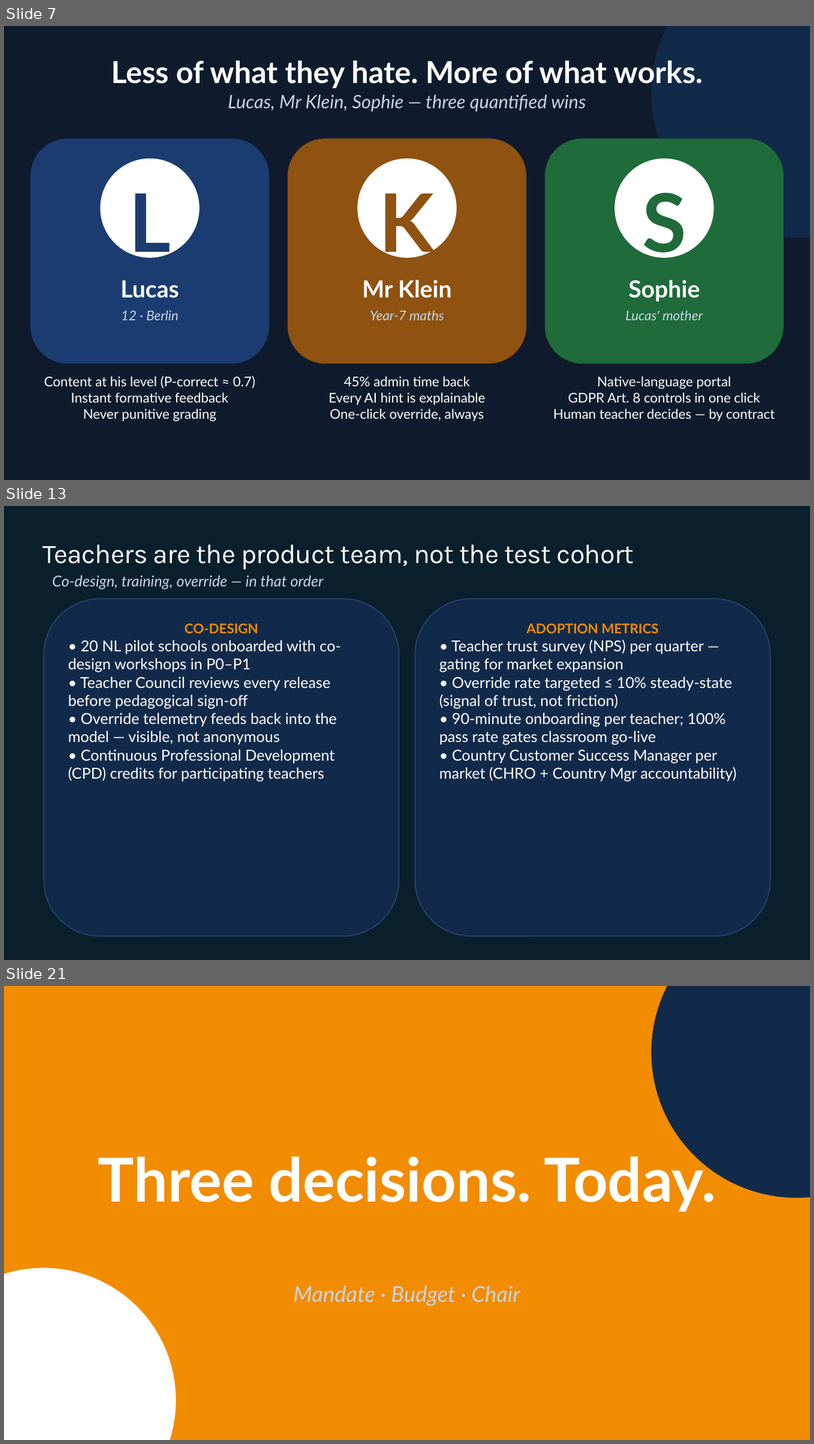
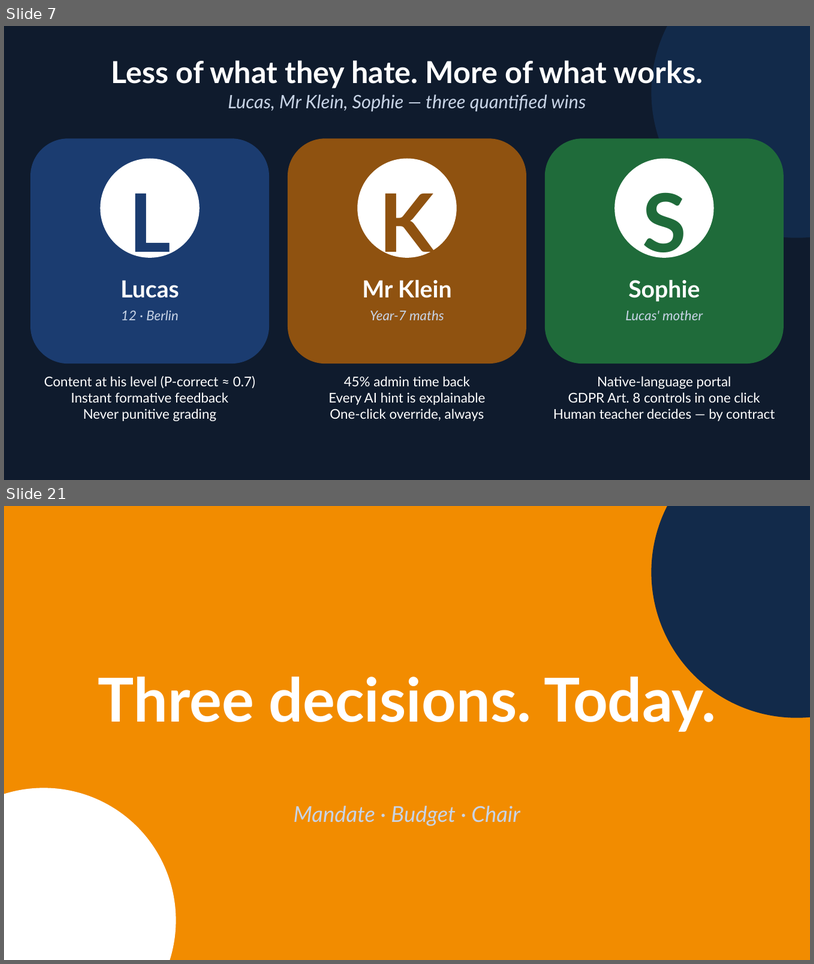
Before and after one commit to EtienneSIG/AMA_Project, a slide deck: Restitution01/build/LearnEU-CXO-Restitution.pptx. Shown one above the other, each under a label of ours: slides 7, 13 and 21 before the commit, slides 7 and 21 after it; the slides between them are not shown. The pictures are 814x1444 and 814x964 pixels, drawn with LibreOffice and Linux fonts; fonts in the diff are those of the drawing; background and template pictures are left out. Boxes give left, top, right and bottom in pixels: in the first picture for what was removed or moved away, otherwise in the second. Text is boxed around its words. In the diff, an @@ line names an element or a change of style, - is before the commit and + after.

```diff
--- a/Restitution01/build/LearnEU-CXO-Restitution.pptx
+++ b/Restitution01/build/LearnEU-CXO-Restitution.pptx
@@ slide 13 removed at <box>4,506,810,960</box>, background #091F2C @@
@@ title removed at <box>43,544,635,570</box> @@
-Teachers are the product team, not the test cohort
@@ text removed at <box>52,575,324,589</box> @@
-Co-design, training, override — in that order
@@ rounded rectangle removed at <box>44,598,399,936</box> @@
-CO-DESIGN
-• 20 NL pilot schools onboarded with co-design workshops in P0–P1
-• Teacher Council reviews every release before pedagogical sign-off
-• Override telemetry feeds back into the model — visible, not anonymous
-• Continuous Professional Development (CPD) credits for participating teachers
@@ rounded rectangle removed at <box>416,598,771,936</box> @@
-ADOPTION METRICS
-• Teacher trust survey (NPS) per quarter — gating for market expansion
-• Override rate targeted ≤ 10% steady-state (signal of trust, not friction)
-• 90-minute onboarding per teacher; 100% pass rate gates classroom go-live
-• Country Customer Success Manager per market (CHRO + Country Mgr accountability)
```
Also in this commit, not shown: 7 slides changed, 6 slides added, 5 other slides removed, 13 other files.
